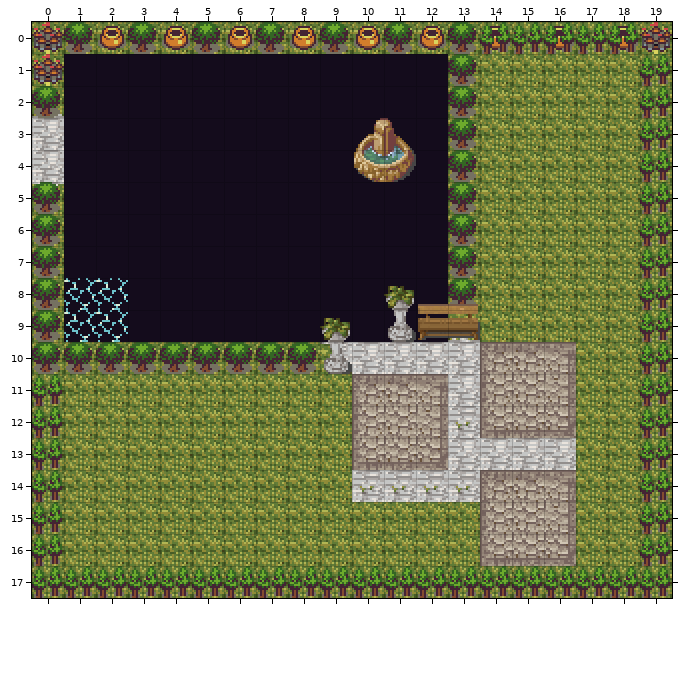
An edit to a level. Tiled map, maps/gardenPath.tmx. The picture above was drawn from the file before the commit.
Cells are 16x16 px. Shown: x 0..19, y 0..17.
And afterwards:
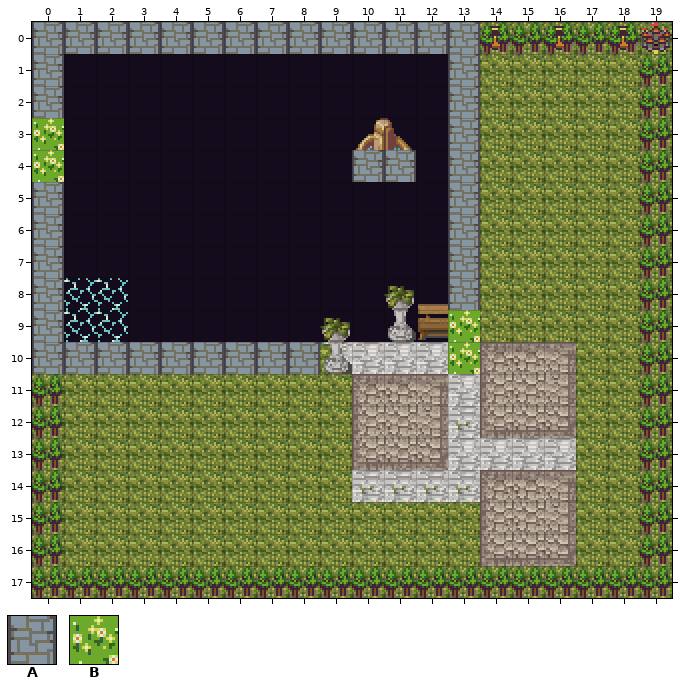
Key: from "basictiles_2": A 1, B 12.
_ is an empty cell.
Tiles of an added or newly shown layer are drawn over the layers below it.
Diff:
{"where": "layer \"Events\" (now shown)"}
{"y":0,"x":0,"old":"______________","new":"AAAAAAAAAAAAAA"}
{"y":1,"x":0,"old":"_","new":"A"}
{"y":1,"x":13,"old":"_","new":"A"}
{"y":2,"x":0,"old":"_","new":"A"}
{"y":2,"x":13,"old":"_","new":"A"}
{"y":3,"x":0,"old":"_","new":"B"}
{"y":3,"x":13,"old":"_","new":"A"}
{"y":4,"x":0,"old":"_","new":"B"}
{"y":4,"x":10,"old":"__","new":"AA"}
{"y":4,"x":13,"old":"_","new":"A"}
{"y":5,"x":0,"old":"_","new":"A"}
{"y":5,"x":13,"old":"_","new":"A"}
{"y":6,"x":0,"old":"_","new":"A"}
{"y":6,"x":13,"old":"_","new":"A"}
{"y":7,"x":0,"old":"_","new":"A"}
{"y":7,"x":13,"old":"_","new":"A"}
{"y":8,"x":0,"old":"_","new":"A"}
{"y":8,"x":13,"old":"_","new":"A"}
{"y":9,"x":0,"old":"_","new":"A"}
{"y":9,"x":13,"old":"_","new":"B"}
{"y":10,"x":0,"old":"_________","new":"AAAAAAAAA"}
{"y":10,"x":13,"old":"_","new":"B"}
